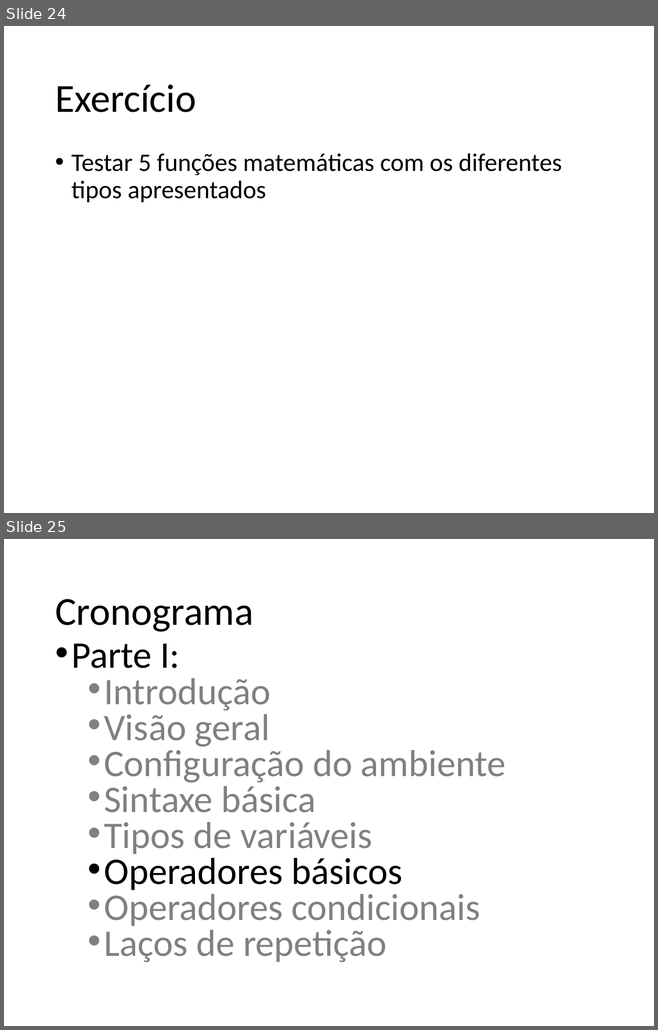
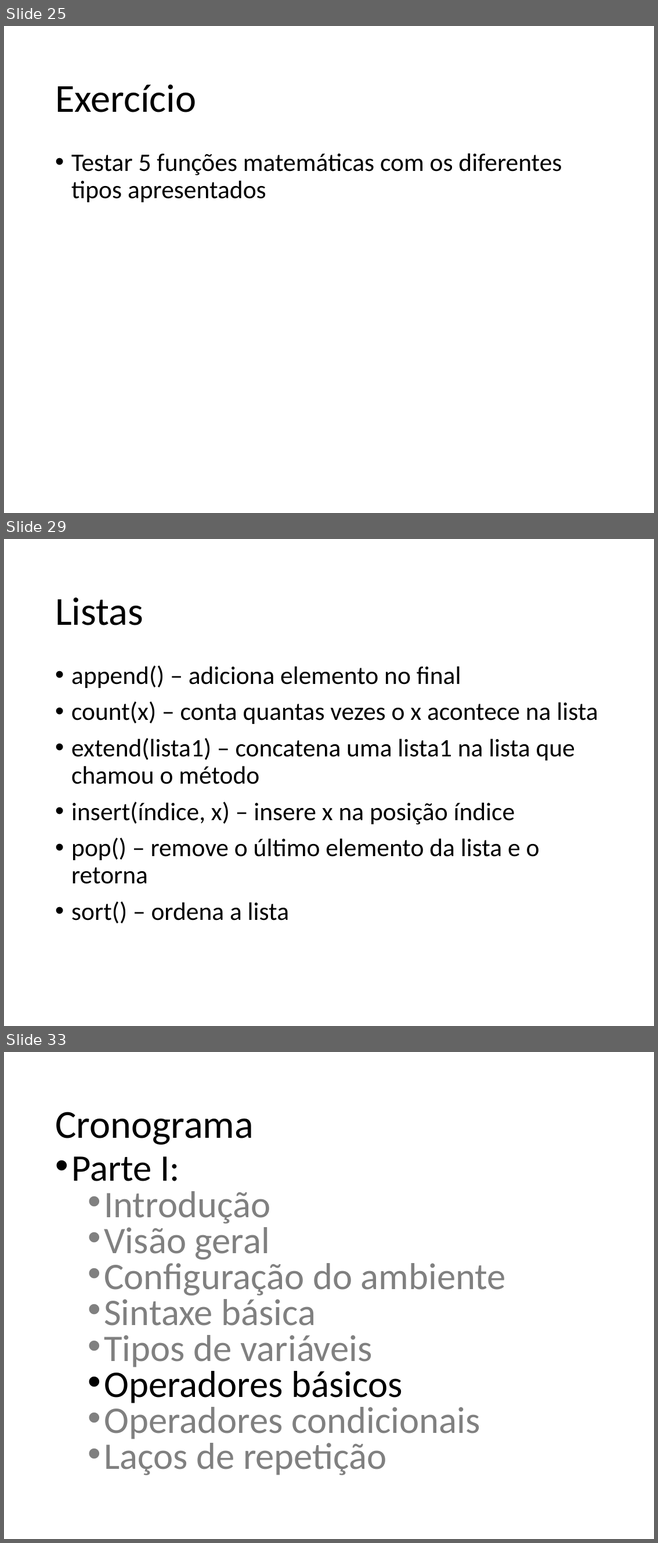
Before and after one commit to fernandoFernandeSantos/minicurso_python_2019, a slide deck: aula.pptx. Shown one above the other, each under a label of ours: slides 24 and 25 before the commit, slides 25, 29 and 33 after it; the slides between them are not shown. The pictures are 658x1030 and 658x1543 pixels, drawn with LibreOffice and Linux fonts; fonts in the diff are those of the drawing. Boxes give left, top, right and bottom in pixels: in the first picture for what was removed or moved away, otherwise in the second. Text is boxed around its words. In the diff, an @@ line names an element or a change of style, - is before the commit and + after.

```diff
--- a/aula.pptx
+++ b/aula.pptx
@@ slide 29 added at (4, 539, 654, 1026), background #FFFFFF @@
@@ title added at (55, 598, 143, 625), 44 pt, text #000000 @@
+Listas
@@ text added at (71, 665, 597, 924), 28 pt, text #000000 @@
+• append() – adiciona elemento no final
+• count(x) – conta quantas vezes o x acontece na lista
+• extend(lista1) – concatena uma lista1 na lista que chamou o método
+• insert(índice, x) – insere x na posição índice
+• pop() – remove o último elemento da lista e o retorna
+• sort() – ordena a lista
@@ what was slide 24 is now slide 25 @@
@@ what was slide 25 is now slide 33 @@
```
Also in this commit, not shown: 6 slides changed, 15 other slides added.
